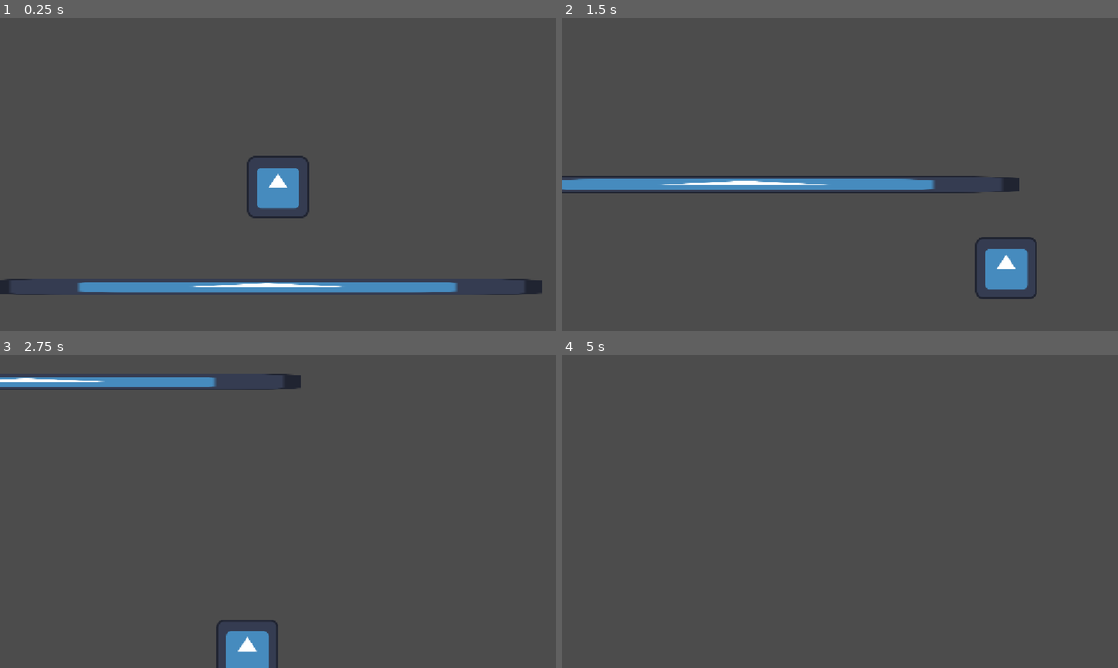
Above: before the commit, frames 1-4 (two rows, left to right).
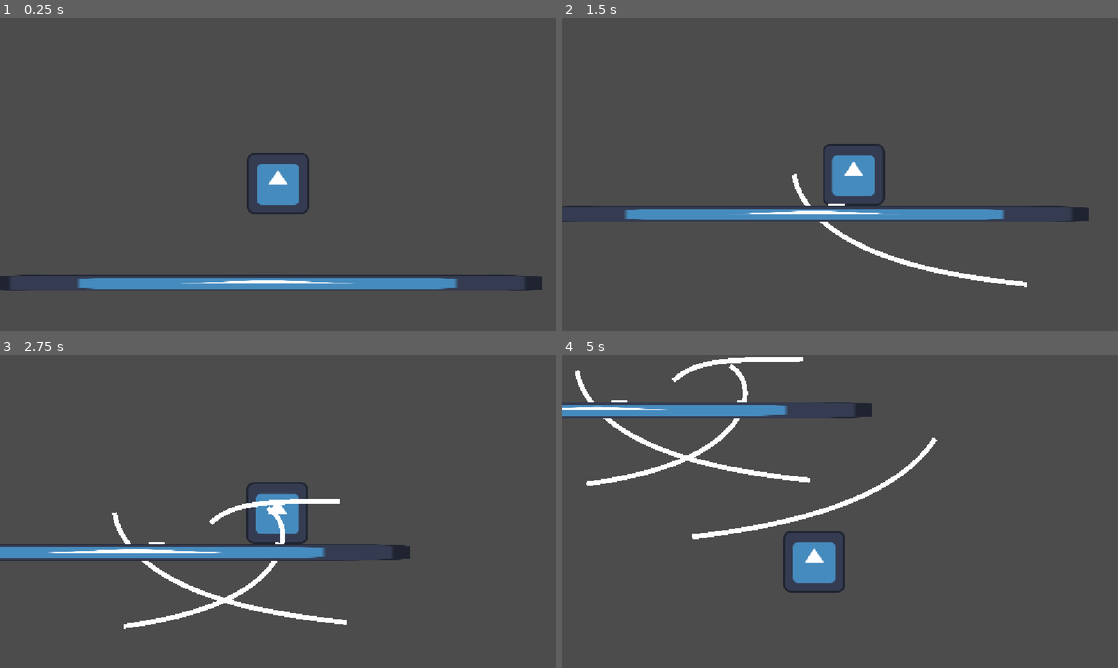
Above: after the commit, the same moments.

Repository: Zepeacedust/snow-game
Game: Godot game, scene res://TestingPlayground.tscn
The game is run twice, just before and just after one commit, with the same random seed, the same clock (stepped at 60 frames per second) and the same inputs. The engine's default icon, where the game draws it, is replaced by a stand-in: a white triangle on a blue panel in a dark square.
Inputs:
- Up to frame 1 (0.25 s): no input
- Up to frame 2 (1.5 s): hold Shift (bridge) 0.53-1.28 s; hold Right (right) from 0.53 s (still down); tap Space (jump) at 0.77, 0.8, 1.07, 1.35 s
- Up to frame 3 (2.75 s): tap Space (jump) at 1.52, 1.82, 2.3 s; tap Shift (bridge) at 1.55 s; release Right (right) at 2.03 s; hold Left (left) from 2.03 s (still down); hold Shift (bridge) from 2.03 s (still down)
- Up to frame 4 (5 s): release Left (left) at 2.78 s; release Shift (bridge) at 2.78 s; hold Right (right) 2.78-4.28 s; tap Shift (bridge) at 2.85, 4.35 s; tap Space (jump) at 3.02, 3.32, 3.6, 3.77, 4.07, 4.52, 4.82 s; hold Left (left) from 4.28 s (still down)

The runs differ from the first frame. In frame 1, 3.3% of the frame differs, in the area x 0-98%, y 43-89%; in frame 2, 8.5%, in the area x 0-95%, y 40-90%; in frame 3, 7.8%; in frame 4, 5.4%.

Commit message:
Add line where bridge is and make it look nicer

Diff:
--- a/BridgeObject.tscn
+++ b/BridgeObject.tscn
@@ -4,7 +4,10 @@
 
 [sub_resource type="Curve2D" id="Curve2D_1x2th"]
 
-[node name="BridgeObject" type="Path2D" unique_id=977108169]
+[node name="BridgeObject" type="Path2D" unique_id=977108169 node_paths=PackedStringArray("line_visualizer")]
 curve = SubResource("Curve2D_1x2th")
 script = ExtResource("1_1x2th")
 control_amount = 50.0
+line_visualizer = NodePath("Line2D")
+
+[node name="Line2D" type="Line2D" parent="." unique_id=1228438323]
--- a/TestingPlayground.tscn
+++ b/TestingPlayground.tscn
@@ -28,3 +28,4 @@
 [node name="Camera2D" type="Camera2D" parent="." unique_id=1228277987 node_paths=PackedStringArray("target")]
 script = ExtResource("2_d5ghp")
 target = NodePath("../CharacterBody2D")
+SPEED = 5.0
--- a/player.tscn
+++ b/player.tscn
@@ -4,10 +4,11 @@
 [ext_resource type="Script" uid="uid://ddfo501i36jct" path="res://scripts/player_movement.gd" id="1_onrkg"]
 
 [sub_resource type="CircleShape2D" id="CircleShape2D_l7ksm"]
-radius = 64.381676
+radius = 65.0
 
 [node name="CharacterBody2D" type="CharacterBody2D" unique_id=487467837]
 script = ExtResource("1_onrkg")
+FOOT_SIZE = 65.0
 
 [node name="Sprite2D" type="Sprite2D" parent="." unique_id=432349969]
 texture = ExtResource("1_4flbx")
--- a/scripts/bridge_object.gd
+++ b/scripts/bridge_object.gd
@@ -1,9 +1,10 @@
 class_name Bridge
 extends Path2D
 
-@export var lead_ticks : int = 5
+@export var lead_ticks : int = 30
+
 @export var control_amount : float = 1
-
+@export var line_visualizer : Line2D
 
 var ghost_speed : float = NAN
 
@@ -18,7 +19,7 @@
 	while i-from_index <= lead_ticks:
 		head_direction = (head_direction * ghost_speed + desiredDirection.normalized() * control_amount).normalized()
 		ghost_speed = speed_change(i, ghost_speed, delta)
-		curve.add_point(curve.get_point_position(i) + head_direction*ghost_speed * delta)
+		add_point(curve.get_point_position(i) + head_direction*ghost_speed * delta)
 		i += 1
 
 func direction_from(from_index:int) -> Vector2:
@@ -32,6 +33,9 @@
 	var across = next_vec.y * ProjectSettings.get_setting("physics/2d/default_gravity")
 	return curr_speed + across * delta
 
+func add_point(point):
+	self.curve.add_point(point)
+	line_visualizer.add_point(point)
 
 var head_direction : Vector2
 
--- a/scripts/camera_follow.gd
+++ b/scripts/camera_follow.gd
@@ -1,6 +1,7 @@
 extends Camera2D
 
 @export var target : Node2D
+@export var SPEED : float
 
 # Called when the node enters the scene tree for the first time.
 func _ready() -> void:
@@ -12,5 +13,5 @@
 # Called every frame. 'delta' is the elapsed time since the previous frame.
 func _process(delta: float) -> void:
 	if target:
-		position = lerp(position, target.position,  delta)
+		position = lerp(position, target.position, SPEED * delta)
 	pass
--- a/scripts/player_movement.gd
+++ b/scripts/player_movement.gd
@@ -5,9 +5,10 @@
 
 var bridge_obj = preload("res://BridgeObject.tscn")
 
+@export var FOOT_SIZE : float = 100
+
 @export_category("Movement Attributes")
 @export var SPEED : float = 300.0
-
 @export var JUMP_VELOCITY : float = -400.0
 @export var ACCEL_CURVE : Curve
 
@@ -16,15 +17,20 @@
 # location in the bridge
 var bridge_index : int
 
+
+# Find the point where the players foot is supposed to be
 func determine_foot_loc() -> Vector2:
 	var forward = velocity.normalized()
-	if forward.x > 0:
-		return Vector2(forward.y, -forward.x)
-	return Vector2(-forward.y, forward.x)
+	if forward.x < 0:
+		return Vector2(forward.y, -forward.x) * FOOT_SIZE
+	return Vector2(-forward.y, forward.x) * FOOT_SIZE
 
+
+# Handle movement while the player is attatched to the bridge
 func bridge_movement(delta: float, desired_direction) -> void:
 	var cur_speed = velocity.length()
 	if Input.get_action_strength("bridge"):
+		# If not on bridge but making a bridge, push bridge.
 		if bridge_attatched == null:
 			bridge_attatched = bridge_obj.instantiate()
 			add_sibling(bridge_attatched)
@@ -39,13 +45,23 @@
 		return
 
 	bridge_attatched.extend_bridge(bridge_index, cur_speed, desired_direction, delta)
-	position = bridge_attatched.position + bridge_attatched.curve.get_point_position(bridge_index)
+	position = bridge_attatched.position + bridge_attatched.curve.get_point_position(bridge_index) - determine_foot_loc()
 	velocity = bridge_attatched.direction_from(bridge_index).normalized() * bridge_attatched.speed_change(bridge_index, velocity.length(), delta)
+	move_and_slide()
 	bridge_index += 1
 
 	print_debug(velocity, bridge_attatched.head_direction, bridge_attatched.ghost_speed)
 
+# Movement when not attatched to the bridge
 func unattatched_movement(delta: float, direction) -> void:
+	if not is_on_floor():
+		velocity += get_gravity() * delta
+
+	# Handle jump.
+	if Input.is_action_just_pressed("jump") and is_on_floor():
+		velocity.y = JUMP_VELOCITY
+
+
 	if direction and is_on_floor():
 		velocity.x = direction.x * SPEED
 	elif direction:
@@ -56,16 +72,8 @@
 	move_and_slide()
 
 
-
 func _physics_process(delta: float) -> void:
 	# Add the gravity.
-	if not is_on_floor() and not bridge_attatched:
-		velocity += get_gravity() * delta
-
-	# Handle jump.
-	if Input.is_action_just_pressed("jump") and is_on_floor():
-		velocity.y = JUMP_VELOCITY
-
 	var direction := Input.get_vector("left", "right", "up", "down")
 
 	if bridge_attatched or Input.get_action_strength("bridge"):
